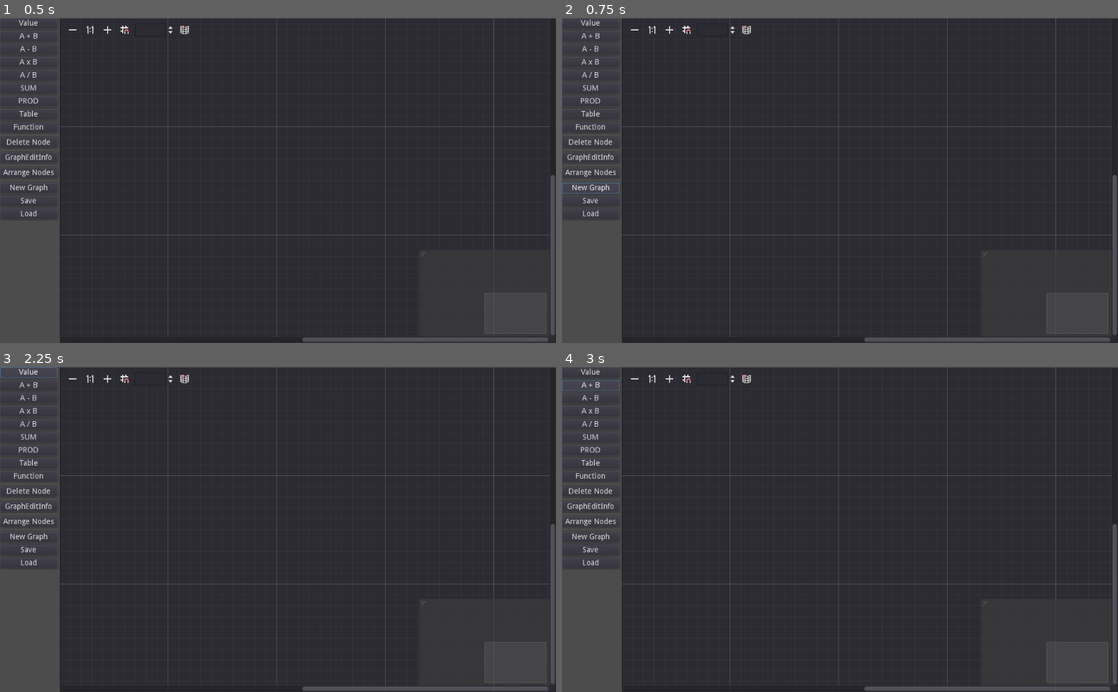
Above: before the commit, frames 1-4 (two rows, left to right).
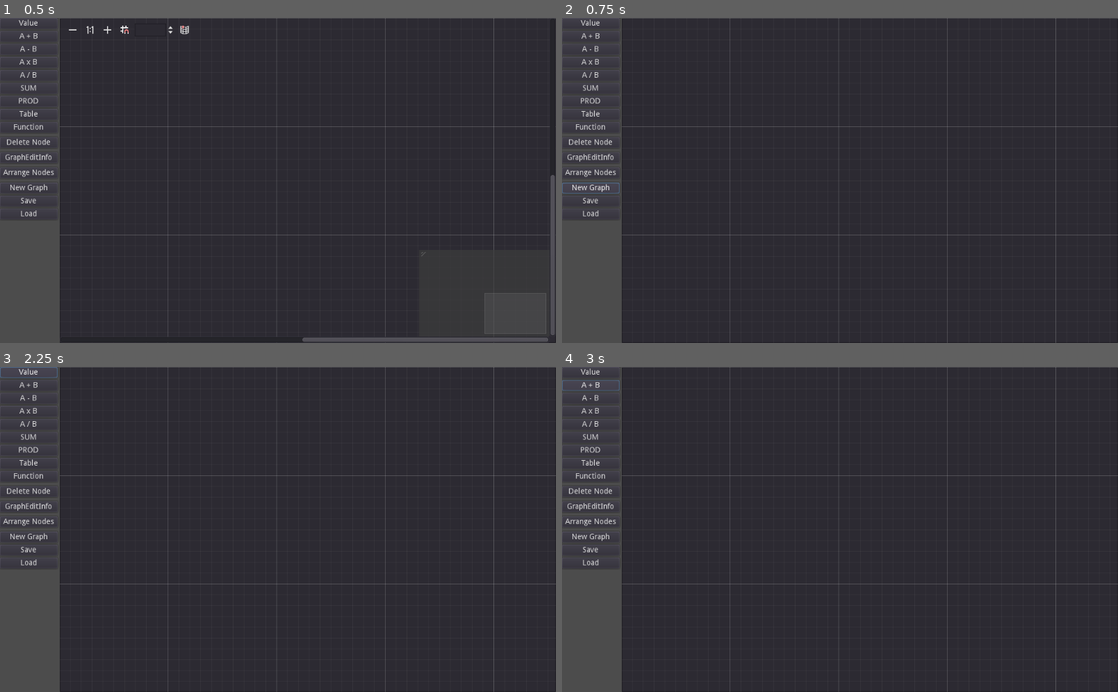
Above: after the commit, the same moments.

Repository: hrk4649/calc_node_editor
Game: Godot game, scene res://main.tscn
Two runs of this game, one before a commit and one after it. Both use one fixed random seed, a clock stepped at 60 frames per second and the inputs below. The project has no main scene, so this scene is started directly.
Inputs:
- Up to frame 1 (0.5 s): no input
- Up to frame 2 (0.75 s): click "New Graph" at 0.5 s
- Up to frame 3 (2.25 s): click "New Graph" at 1.25 s; click "Value" at 2 s
- Up to frame 4 (3 s): click "A + B" at 2.75 s

Frame 1 is identical in both runs. In frame 2, 2.2% of the frame differs, in the area x 12-100%, y 2-100%; in frame 3, 2.2%; in frame 4, 2.2%.
Error after the commit: Invalid call. Nonexistent function 'instantiate' in base 'PackedScene'. (res://main.gd:408)

Commit message:
fix signals

Diff:
--- a/godot3/main.tscn
+++ b/godot3/main.tscn
@@ -133,3 +133,20 @@
 [node name="FileDialog" type="FileDialog" parent="."]
 margin_right = 315.0
 margin_bottom = 130.0
+
+[connection signal="pressed" from="HBoxContainer/VBoxContainer/ButtonValueNode" to="." method="_on_button_value_node_pressed"]
+[connection signal="pressed" from="HBoxContainer/VBoxContainer/ButtonAddOpNode" to="." method="_on_button_add_op_node_pressed"]
+[connection signal="pressed" from="HBoxContainer/VBoxContainer/ButtonSubOpNode" to="." method="_on_button_sub_op_node_pressed"]
+[connection signal="pressed" from="HBoxContainer/VBoxContainer/ButtonMulOpNode" to="." method="_on_button_mul_op_node_pressed"]
+[connection signal="pressed" from="HBoxContainer/VBoxContainer/ButtonDivOpNode" to="." method="_on_button_div_op_node_pressed"]
+[connection signal="pressed" from="HBoxContainer/VBoxContainer/ButtonSumOpNode" to="." method="_on_button_sum_op_node_pressed"]
+[connection signal="pressed" from="HBoxContainer/VBoxContainer/ButtonProdOpNode" to="." method="_on_button_prod_op_node_pressed"]
+[connection signal="pressed" from="HBoxContainer/VBoxContainer/ButtonTableNode" to="." method="_on_button_table_node_pressed"]
+[connection signal="pressed" from="HBoxContainer/VBoxContainer/ButtonFuncNode" to="." method="_on_button_func_node_pressed"]
+[connection signal="pressed" from="HBoxContainer/VBoxContainer/ButtonDelete" to="." method="_on_button_delete_pressed"]
+[connection signal="pressed" from="HBoxContainer/VBoxContainer/ButtonList" to="." method="_on_button_list_pressed"]
+[connection signal="pressed" from="HBoxContainer/VBoxContainer/ButtonArrangeNodes" to="." method="_on_button_arrange_nodes_pressed"]
+[connection signal="pressed" from="HBoxContainer/VBoxContainer/ButtonNew" to="." method="_on_button_new_pressed"]
+[connection signal="pressed" from="HBoxContainer/VBoxContainer/ButtonSave" to="." method="_on_button_save_pressed"]
+[connection signal="pressed" from="HBoxContainer/VBoxContainer/ButtonLoad" to="." method="_on_button_load_pressed"]
+[connection signal="files_selected" from="FileDialog" to="." method="_on_file_dialog_file_selected"]
